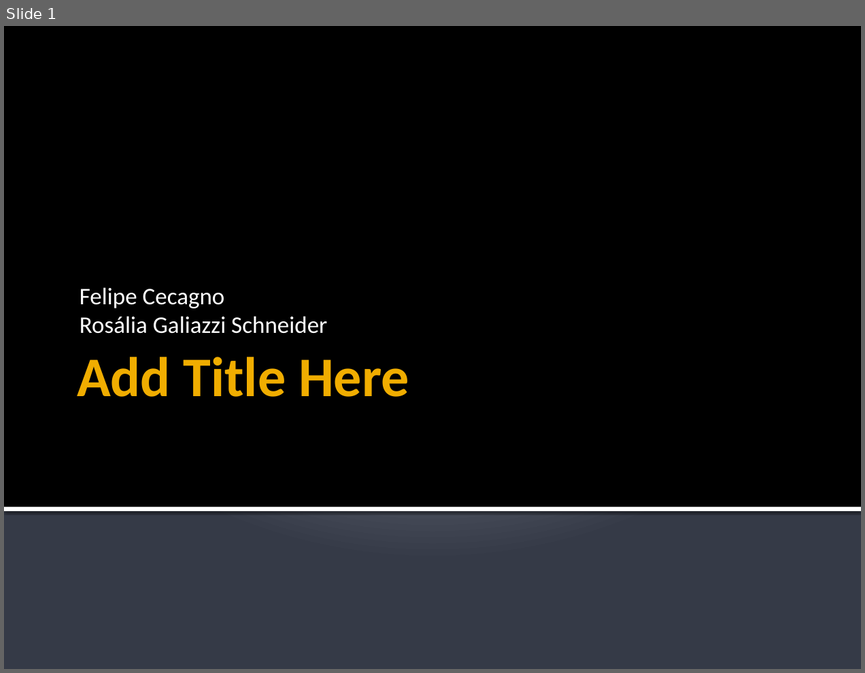
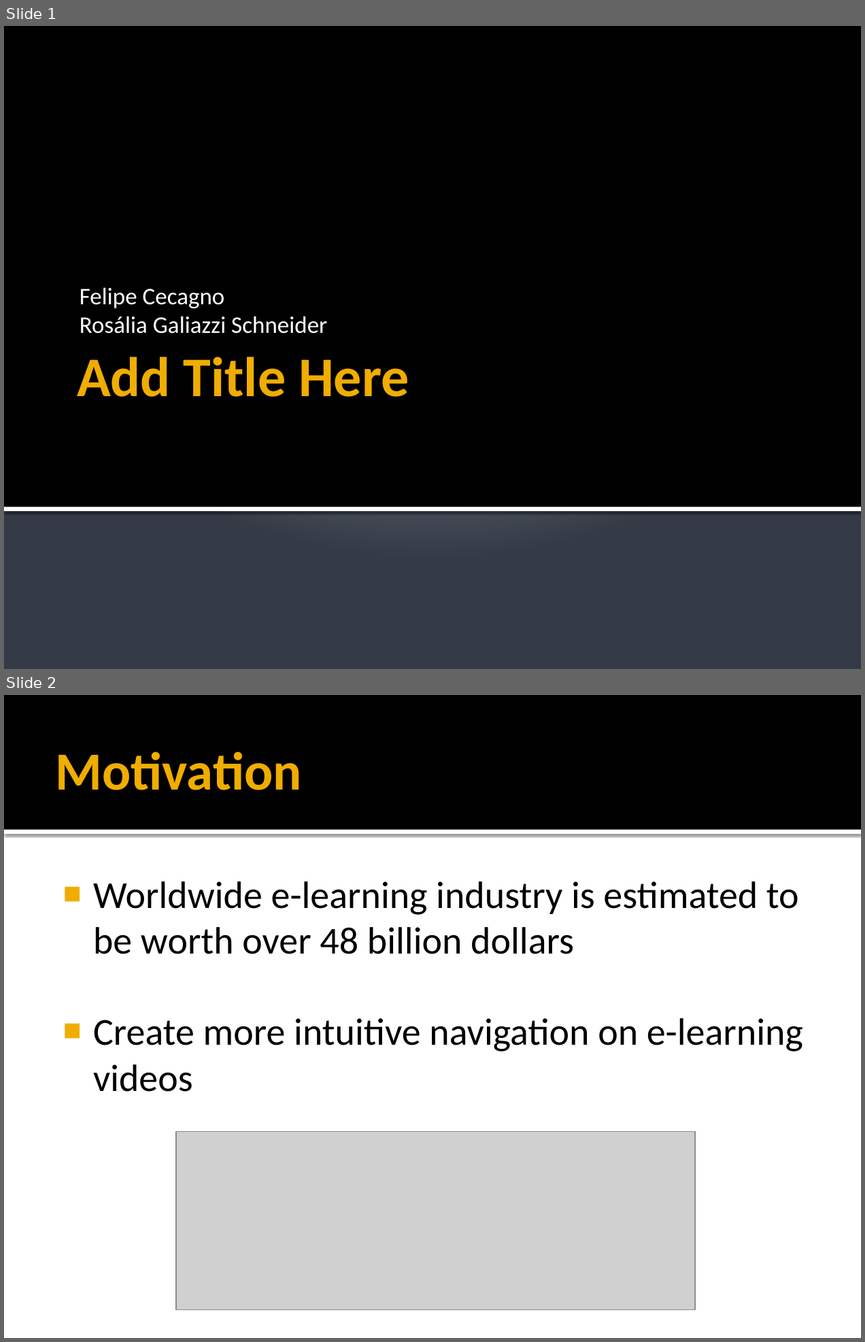
Before and after one commit to fcecagno/epsilon-video-player, a slide deck: Docs/TrabFinal.pptx. Shown one above the other, each under a label of ours: slide 1 before the commit, slides 1 and 2 after it. The pictures are 865x673 and 865x1342 pixels, drawn with LibreOffice and Linux fonts; fonts in the diff are those of the drawing; grey boxes stand for pictures. Boxes give left, top, right and bottom in pixels: in the first picture for what was removed or moved away, otherwise in the second. Text is boxed around its words. In the diff, an @@ line names an element or a change of style, - is before the commit and + after.

```diff
--- a/Docs/TrabFinal.pptx
+++ b/Docs/TrabFinal.pptx
@@ slide 2 added at [4,695,861,1338], background #FFFFFF @@
@@ rectangle added at [4,695,861,830], fill #000000 @@
@@ title added at [56,751,302,790], 45 pt, text #F0AD00, bold @@
+Motivation
@@ rectangle added at [4,830,861,834], fill #FFFFFF @@
@@ text added at [93,881,803,1091], 32 pt, text #000000 @@
+■ Worldwide e-learning industry is estimated to be worth over 48 billion dollars
+■ Create more intuitive navigation on e-learning videos
@@ picture added at [176,1131,696,1309] @@
```
Also in this commit, not shown: 7 other slides added, 1 slide removed, 25 other files.
